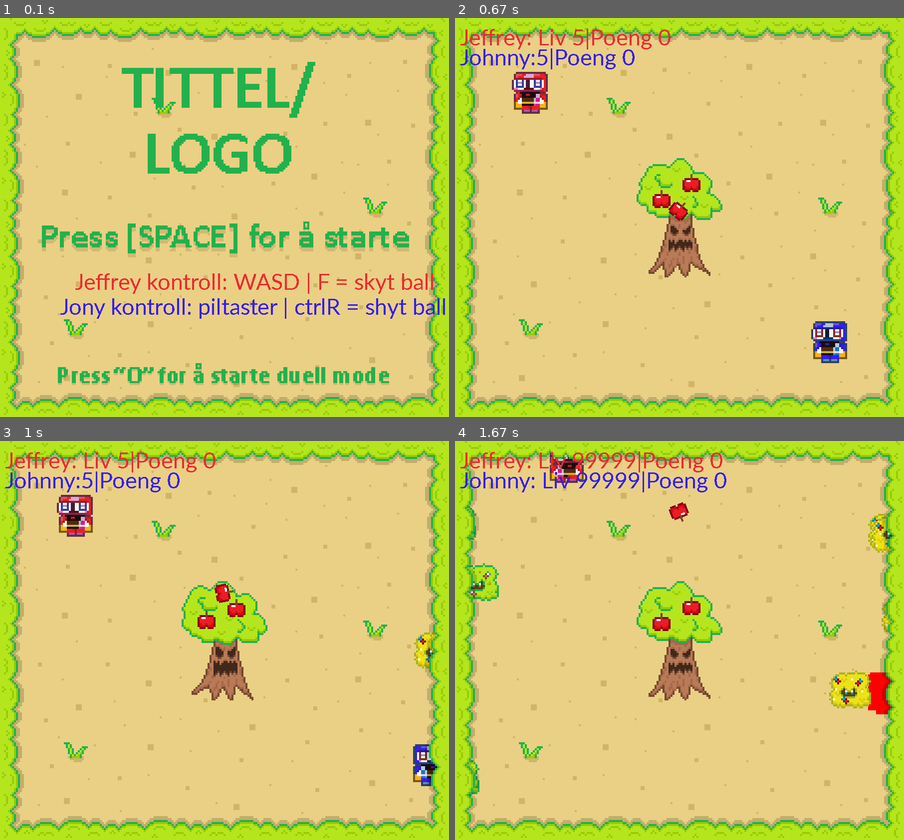
Above: before the commit, frames 1-4 (two rows, left to right).
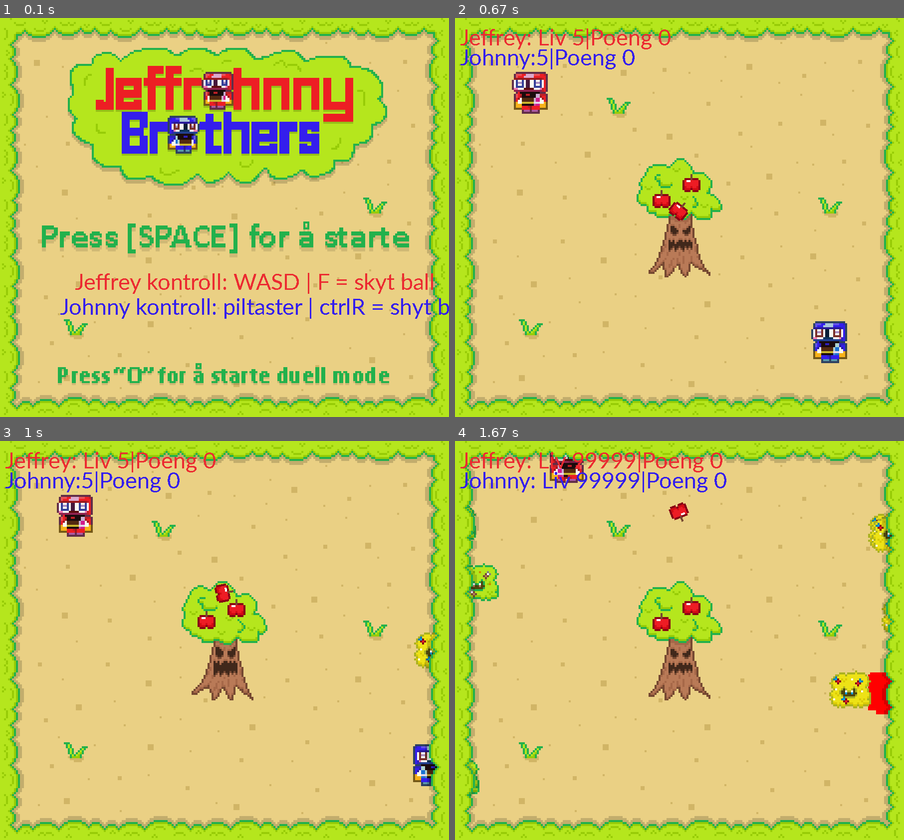
Above: after the commit, the same moments.

Repository: TeoRam23/Pygame
Game: pygame game, started from main.py
Two runs of this game, one before a commit and one after it. Both use one fixed random seed, a clock stepped at 60 frames per second and the inputs below.
Inputs:
- Up to frame 1 (0.1 s): no input
- Up to frame 2 (0.67 s): tap Space at 0.33 s
- Up to frame 3 (1 s): hold Right from 0.67 s (still down)
- Up to frame 4 (1.67 s): release Right at 1.13 s; hold Up 1.17-1.47 s; hold W 1.17-1.47 s; hold Right from 1.5 s (still down); hold D from 1.5 s (still down); tap 8 at 1.65 s

The runs differ from the first frame. In frame 1, 22% of the frame differs, in the area x 15-100%, y 7-76%; in frame 2, nothing differs; in frame 3, nothing differs; in frame 4, nothing differs.

Commit message:
la til musikk

Diff:
--- a/main.py
+++ b/main.py
@@ -19,11 +19,14 @@
         self.kant = pg.image.load("Kant.png").convert_alpha()
         self.kant = pg.transform.scale(self.kant,(WIDTH, HEIGHT))
 
+        pg.mixer.music.load("music_main.wav")
+        pg.mixer.music.set_volume(0.2)
+
         self.hurt_sound = pg.mixer.Sound("sound_hurt.wav")
         self.hurt_sound.set_volume(0.5)
 
         self.eat_sound = pg.mixer.Sound("sound_eat.wav")
-        self.eat_sound.set_volume(0.4)
+        self.eat_sound.set_volume(0.3)
 
         self.zap_sound = pg.mixer.Sound("sound_zap.wav")
         self.zap_sound.set_volume(0.5)
@@ -59,6 +62,7 @@
         press_space = True
         start_game = False
         self.duel = False
+        pg.mixer.music.stop()
 
         while press_space:
             self.clock.tick(self.FPS)
@@ -79,20 +83,20 @@
             if self.show_poeng:
                 if self.winner1:
                     self.score_board1 = self.SANS_Undertale30.render("W|Jeffrey poeng: " + str(self.jeffy_poeng), False, (self.RED))
-                    self.score_board2 = self.SANS_Undertale30.render("L|Jony poeng: " + str(self.jony_poeng), False, (self.BLUE))
+                    self.score_board2 = self.SANS_Undertale30.render("L|Johnny poeng: " + str(self.jony_poeng), False, (self.BLUE))
                 if self.winner2:
                     self.score_board1 = self.SANS_Undertale30.render("L|Jeffrey poeng: " + str(self.jeffy_poeng), False, (self.RED))
-                    self.score_board2 = self.SANS_Undertale30.render("W|Jony poeng: " + str(self.jony_poeng), False, (self.BLUE))
+                    self.score_board2 = self.SANS_Undertale30.render("W|Johnny poeng: " + str(self.jony_poeng), False, (self.BLUE))
                 if self.winner1 == False and self.winner2 == False:
                     self.score_board1 = self.SANS_Undertale30.render("Jeffrey poeng: " + str(self.jeffy_poeng), False, (self.RED))
-                    self.score_board2 = self.SANS_Undertale30.render("Jony poeng: " + str(self.jony_poeng), False, (self.BLUE))
+                    self.score_board2 = self.SANS_Undertale30.render("Johnny poeng: " + str(self.jony_poeng), False, (self.BLUE))
 
                 self.screen.blit(self.score_board1, (WIDTH/3,HEIGHT/2+100))
                 self.screen.blit(self.score_board2, (WIDTH/3,HEIGHT/2+150))
 
             if self.show_poeng == False:
                 self.score_board1 = self.SANS_Undertale30.render("Jeffrey kontroll: WASD | F = skyt ball", False, (self.RED))
-                self.score_board2 = self.SANS_Undertale30.render("Jony kontroll: piltaster | ctrlR = shyt ball", False, (self.BLUE))
+                self.score_board2 = self.SANS_Undertale30.render("Johnny kontroll: piltaster | ctrlR = shyt ball", False, (self.BLUE))
                 self.screen.blit(self.score_board1, (150,HEIGHT/2+100))
                 self.screen.blit(self.score_board2, (120,HEIGHT/2+150))
 
@@ -154,6 +158,8 @@
     def run(self): # mens man spiller
         playing = True
         self.show_poeng = True
+        pause = False
+        pg.mixer.music.play(-1)
         while playing:
             self.clock.tick(self.FPS)
             for event in pg.event.get():
Binary file changed: Start.png
Not shown, added: music_main.wav
